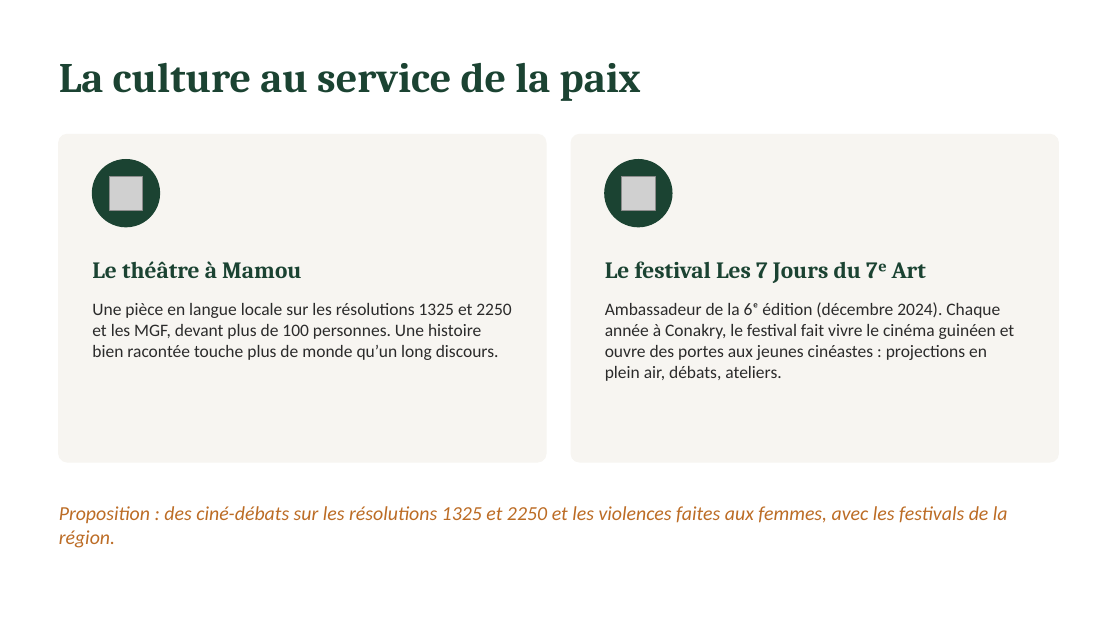
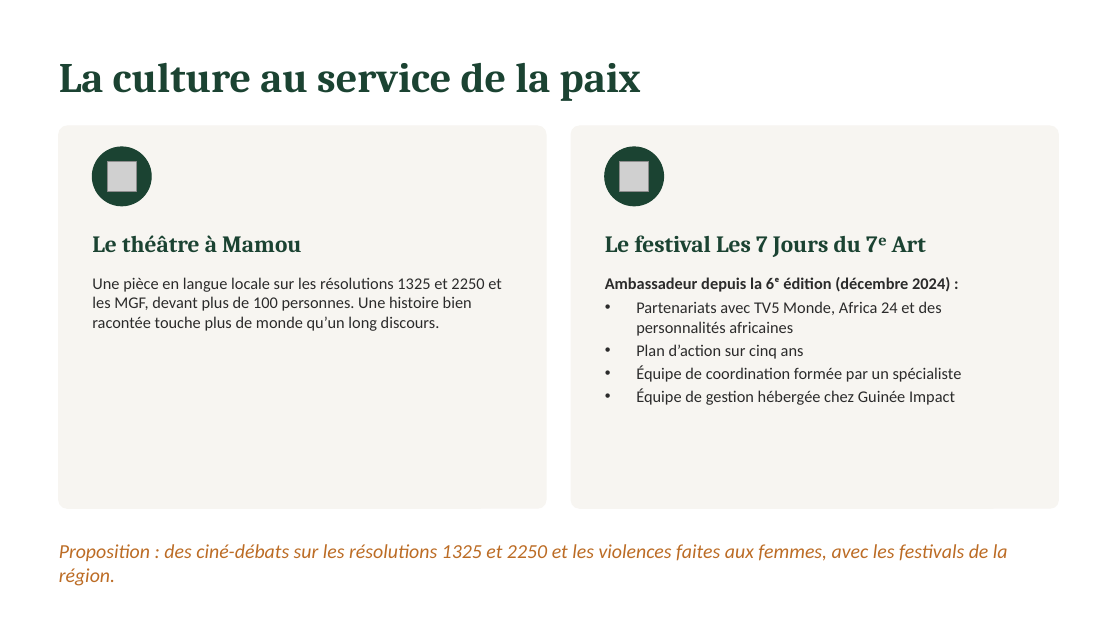
Before and after one commit to barrymed45-cyber/Mamadou-BARRY-, a slide deck: slide 7 of GuineeImpact_Forum_Dakar_2026.pptx. Drawn at 1120x630 pixels with LibreOffice and Linux fonts; fonts in the diff are those of the drawing; grey boxes stand for pictures. Boxes give left, top, right and bottom in pixels: in the first picture for what was removed or moved away, otherwise in the second. Text is boxed around its words. In the diff, an @@ line names an element or a change of style, - is before the commit and + after.

```diff
--- a/GuineeImpact_Forum_Dakar_2026.pptx
+++ b/GuineeImpact_Forum_Dakar_2026.pptx
@@ rounded rectangle: place and size @@
-rounded rectangle at box(59, 134, 546, 462)
+rounded rectangle at box(59, 126, 546, 508)
@@ rounded rectangle at box(59, 126, 546, 508): proportions changed @@
@@ ellipse: place and size @@
-ellipse at box(92, 160, 160, 227)
+ellipse at box(92, 147, 151, 206)
@@ rounded rectangle at box(571, 126, 1059, 508): proportions changed @@
@@ rounded rectangle: place and size @@
-rounded rectangle at box(571, 134, 1059, 462)
+rounded rectangle at box(571, 126, 1059, 508)
@@ ellipse: place and size @@
-ellipse at box(605, 160, 672, 227)
+ellipse at box(605, 147, 664, 206)
@@ picture: place and size @@
-picture at box(109, 176, 143, 210)
+picture at box(107, 162, 136, 192)
@@ picture: place and size @@
-picture at box(622, 176, 655, 210)
+picture at box(620, 162, 649, 192)
@@ text "Le théâtre à Mamou": place and size @@
-text "Le théâtre à Mamou" at box(92, 261, 301, 278)
+text "Le théâtre à Mamou" at box(92, 235, 301, 252)
@@ text "Le festival Les 7 Jours ...": place and size @@
-text "Le festival Les 7 Jours ..." at box(605, 261, 926, 283)
+text "Le festival Les 7 Jours ..." at box(605, 235, 926, 257)
@@ text "Une pièce en langue locale ...": place and size @@
-text "Une pièce en langue locale ..." at box(92, 303, 511, 360)
+text "Une pièce en langue locale ..." at box(92, 277, 502, 331)
@@ text "Une pièce en langue locale ..." at box(92, 277, 502, 331): size 15 to 14 pt; more space between paragraphs @@
@@ text at box(605, 277, 962, 405): text changed; size 15 to 14 pt @@
-Ambassadeur de la 6ᵉ édition (décembre 2024). Chaque année à Conakry, le festival fait vivre le cinéma guinéen et ouvre des portes aux jeunes cinéastes : projections en plein air, débats, ateliers.
+Ambassadeur depuis la 6ᵉ édition (décembre 2024) :
+• Partenariats avec TV5 Monde, Africa 24 et des personnalités africaines
+• Plan d’action sur cinq ans
+• Équipe de coordination formée par un spécialiste
+• Équipe de gestion hébergée chez Guinée Impact
@@ text "Proposition : des ciné-débats sur ...": place and size @@
-text "Proposition : des ciné-débats sur ..." at box(59, 506, 1008, 548)
+text "Proposition : des ciné-débats sur ..." at box(59, 544, 1008, 586)
```
Also in this commit, not shown: 2 other files.
